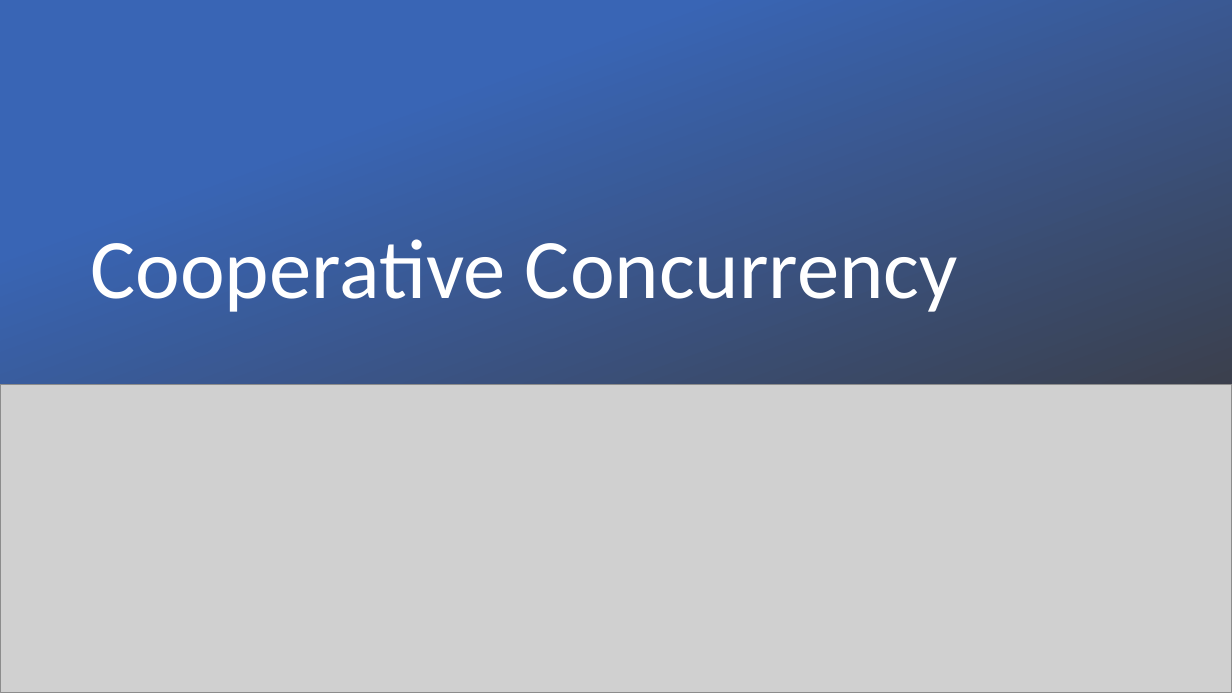
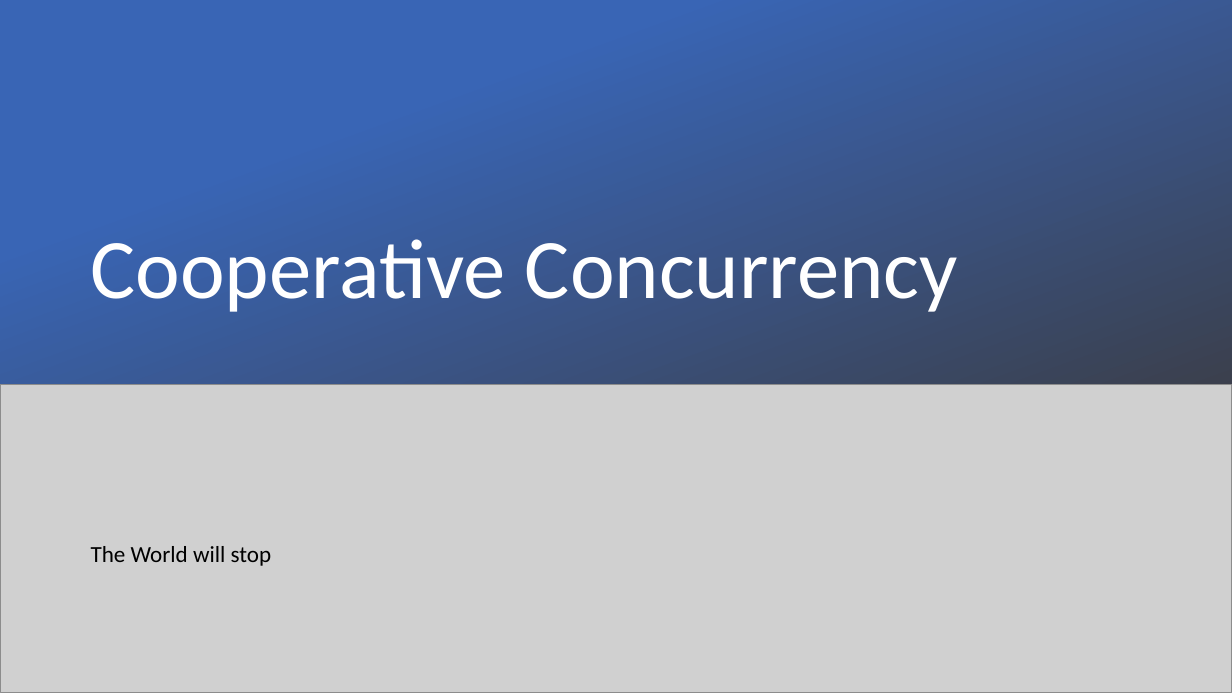
Before and after one commit to yimejky/wawjs, a slide deck: slide 38 of 09-prednaska/async.pptx. Drawn at 1232x693 pixels with LibreOffice and Linux fonts; fonts in the diff are those of the drawing; grey boxes stand for pictures. Boxes give left, top, right and bottom in pixels: in the first picture for what was removed or moved away, otherwise in the second. Text is boxed around its words. In the diff, an @@ line names an element or a change of style, - is before the commit and + after.

```diff
--- a/09-prednaska/async.pptx
+++ b/09-prednaska/async.pptx
@@ text added at <box>91,546,272,566</box>, 18 pt, text #000000 @@
+The World will stop
```
Also in this commit, not shown: 7 other slides changed, 1 slide added, 5 other files.
